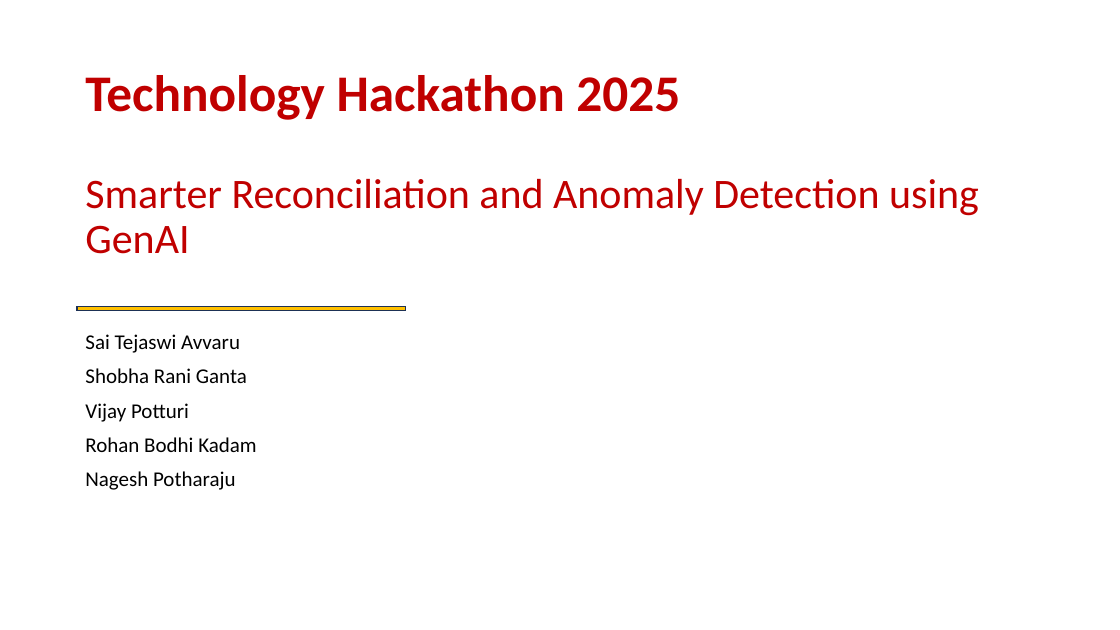
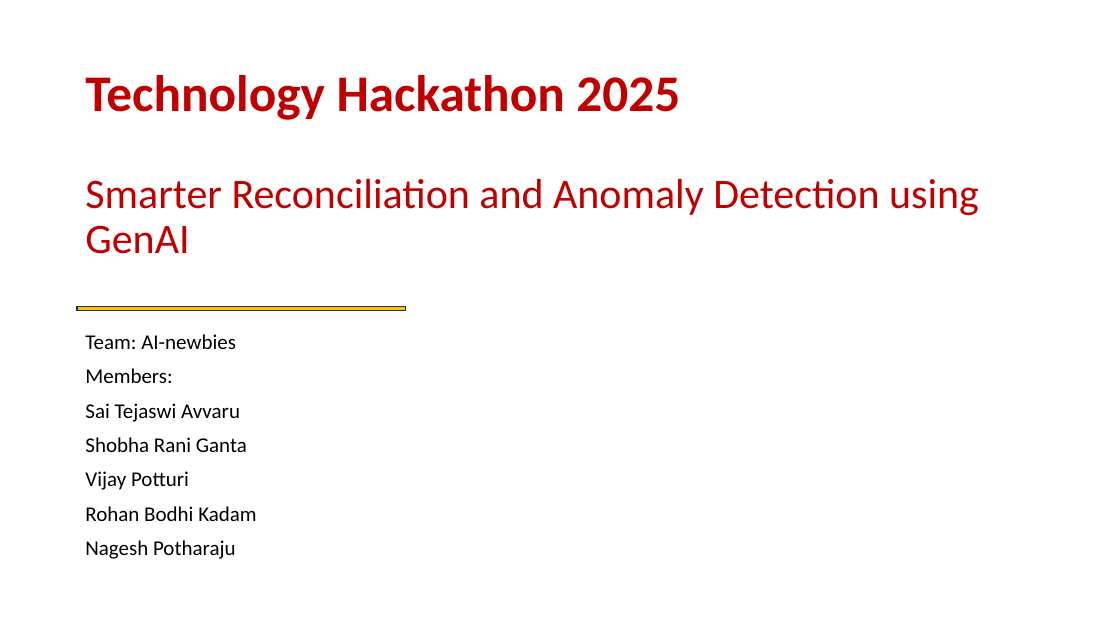
Before and after one commit to ewfx/sradg-ai-newbies, a slide deck: slide 1 of artifacts/demo/SmartRecon.pptx. Drawn at 1120x630 pixels with LibreOffice and Linux fonts; fonts in the diff are those of the drawing. Boxes give left, top, right and bottom in pixels: in the first picture for what was removed or moved away, otherwise in the second. Text is boxed around its words. In the diff, an @@ line names an element or a change of style, - is before the commit and + after.

```diff
--- a/artifacts/demo/SmartRecon.pptx
+++ b/artifacts/demo/SmartRecon.pptx
@@ text at bbox=[85, 334, 236, 383]: paragraphs added @@
+Team: AI-newbies
+Members:
```
Also in this commit, not shown: 14 other files.
